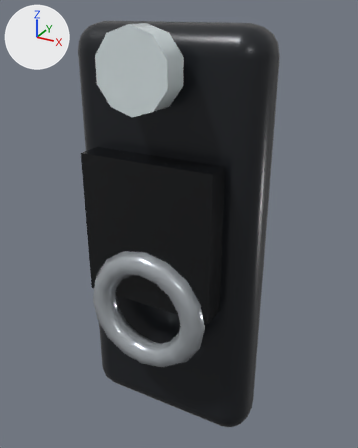
The glTF model frontend/static/3d-studio/models/electronics/doorbell-lite.glb, before and after one commit.
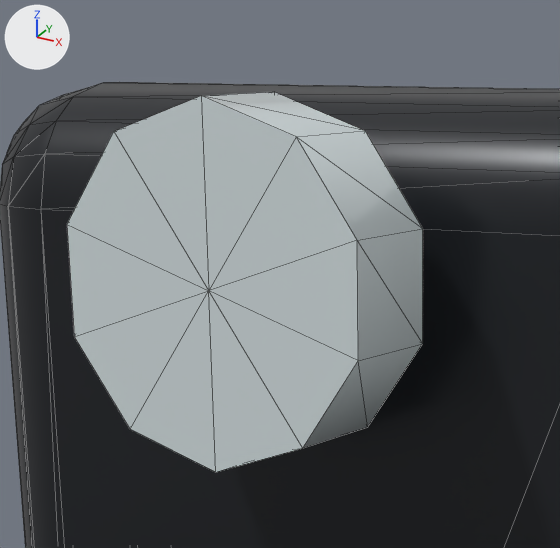
The first picture shows the older version from a 50 mm lens placed at (0.0712, -0.1198, 0.1338), pointed at (0.0027, 0.0048, 0.0716). The close-ups show the older and then the newer version on the part from 22% to 61% of the width and 0% to 30% of the height of that picture. Only the edits that show in the close-ups are written down. Lighting does not change. The marker at upper left points along +X, +Y and +Z. The close-ups show mesh edges as thin lines. Where no turn or scale is listed for an object, it has been applied to the vertices. Vertices at exactly the same position are counted once.

The first close-up shows 'material-0-body', 'material-2-glass'.
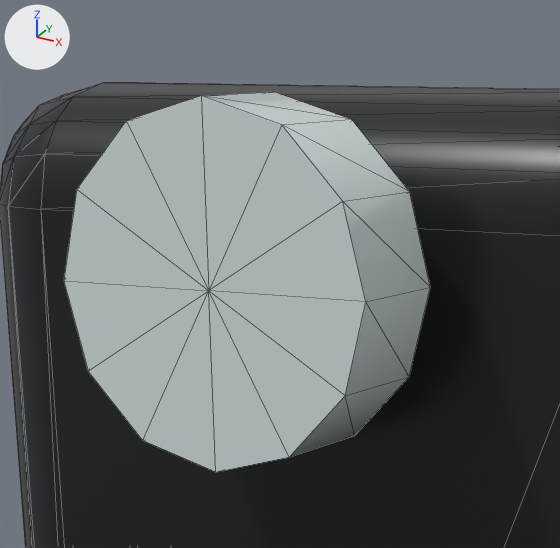
Pixel boxes [x1, y1, x2, y2] of what changed, in the close-ups (560 x 548 px; the box of a moved part takes in the faces that stretch with it):
'material-2-glass', reshaped
    before: [67, 92, 423, 472]
    after: [64, 92, 430, 472]
part 1 of me_mesh_2, moved or reshaped
    before: [67, 92, 423, 361]
    after: [64, 92, 430, 396]

What changed in the scene script:
```text
Change me_mesh_2:
    used by ob_material_2_glass; location = (0.0, 0.0, 0.0)
    remove me_mesh_2.from_pydata(...)  # 24 vertices, 40 faces; spans x -0.0105..0.0105, y -0.015..-0.007, z 0.108..0.13
    add me_mesh_2.from_pydata(...)  # 28 vertices, 48 faces; spans x -0.011..0.011, y -0.015..-0.007, z 0.108..0.13
    me_mesh_2 part 1
    8 faces are deleted
    16 vertices move from x -0.0105..0.0105, y -0.015..-0.007, z 0.1101..0.1279 to x -0.0095..0.0095, y -0.015..-0.007, z 0.1095..0.1285
    4 vertices are added at (0.011, -0.015, 0.119), (0.011, -0.007, 0.119), (-0.011, -0.015, 0.119), (-0.011, -0.007, 0.119)
    16 new faces join them
```
